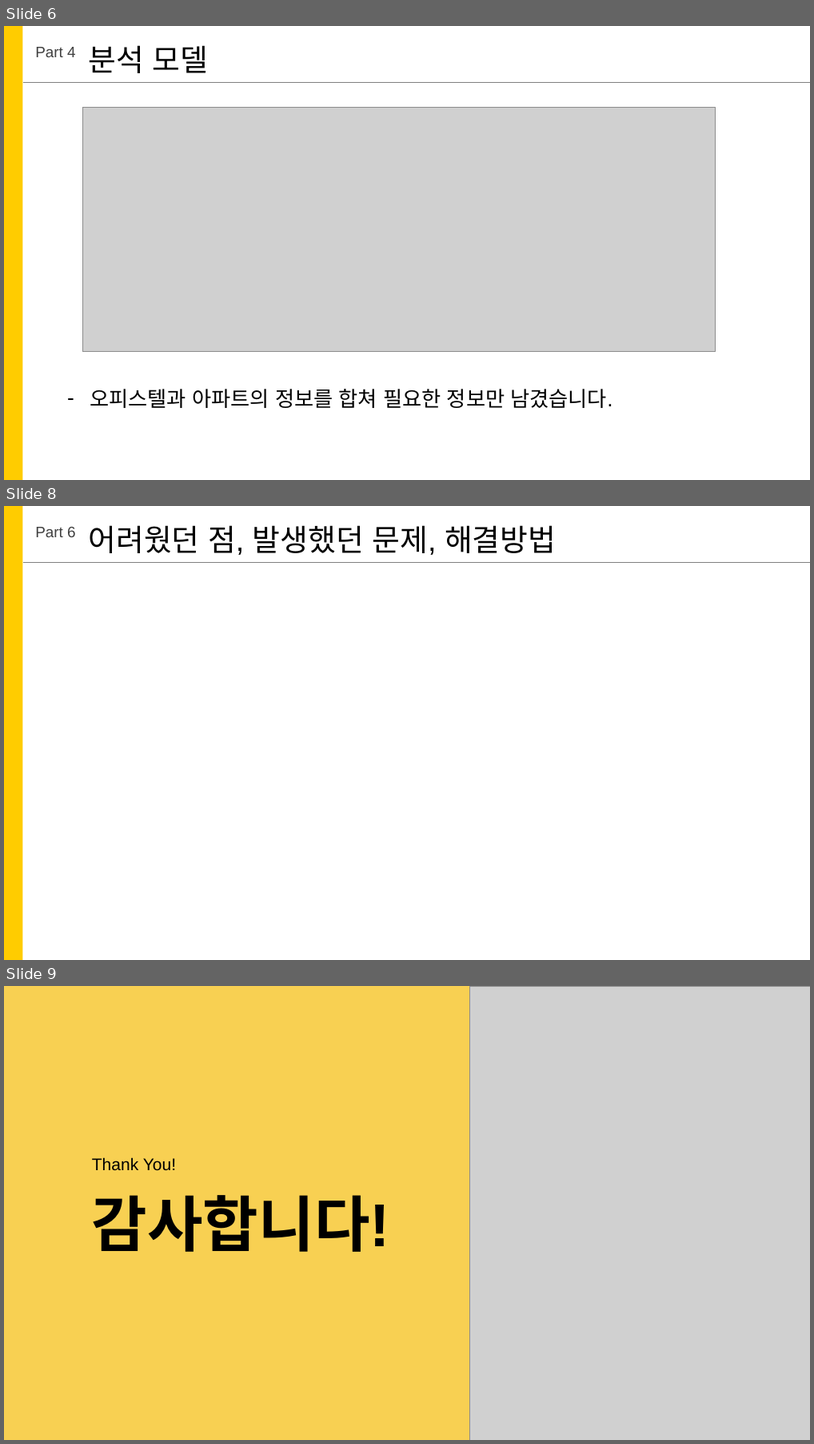
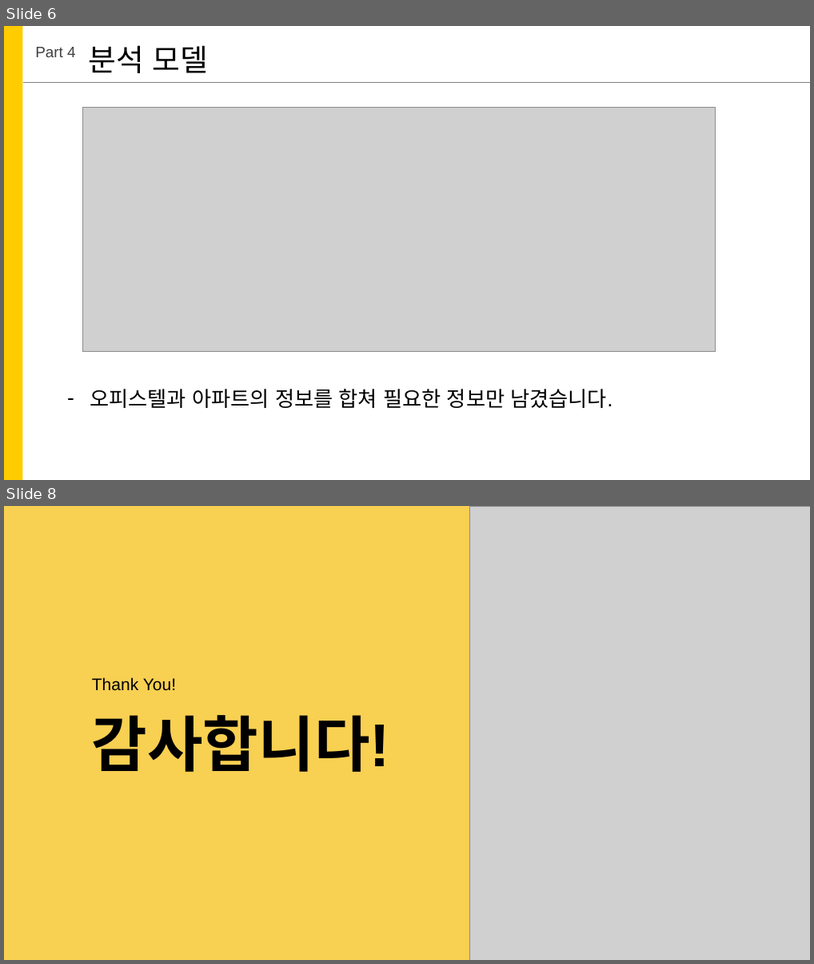
Before and after one commit to qmakzl/SKU4CS, a slide deck: 데이터크롤링_2016301501_이윤기.pptx. Shown one above the other, each under a label of ours: slides 6, 8 and 9 before the commit, slides 6 and 8 after it; the slides between them are not shown. The pictures are 814x1444 and 814x964 pixels, drawn with LibreOffice and Linux fonts; fonts in the diff are those of the drawing; grey boxes stand for pictures. Boxes give left, top, right and bottom in pixels: in the first picture for what was removed or moved away, otherwise in the second. Text is boxed around its words. In the diff, an @@ line names an element or a change of style, - is before the commit and + after.

```diff
--- a/데이터크롤링_2016301501_이윤기.pptx
+++ b/데이터크롤링_2016301501_이윤기.pptx
@@ slide 8 removed at <box>4,506,810,960</box>, background #FFFFFF @@
@@ rectangle removed at <box>4,506,22,960</box> @@
@@ text removed at <box>35,527,76,537</box> @@
-Part 6
@@ text removed at <box>88,525,556,555</box> @@
-어려웠던 점, 발생했던 문제, 해결방법
@@ line removed from (22, 562) to (810, 562) @@
@@ what was slide 9 is now slide 8 @@
```
Also in this commit, not shown: 1 slide changed.
